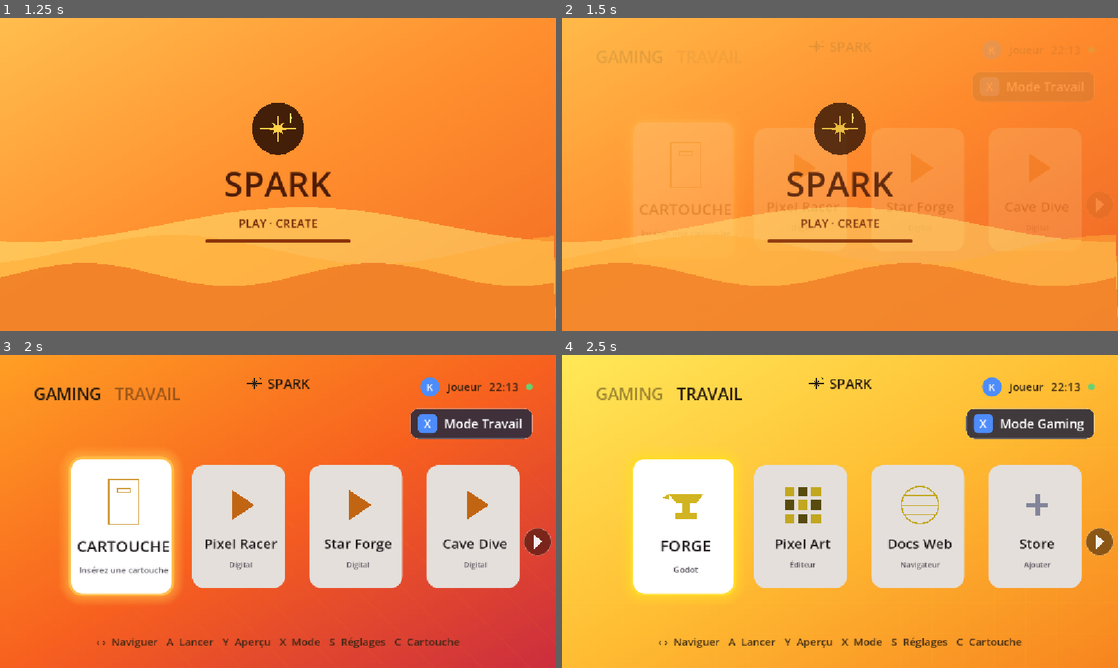
Above: before the commit, frames 1-4 (two rows, left to right).
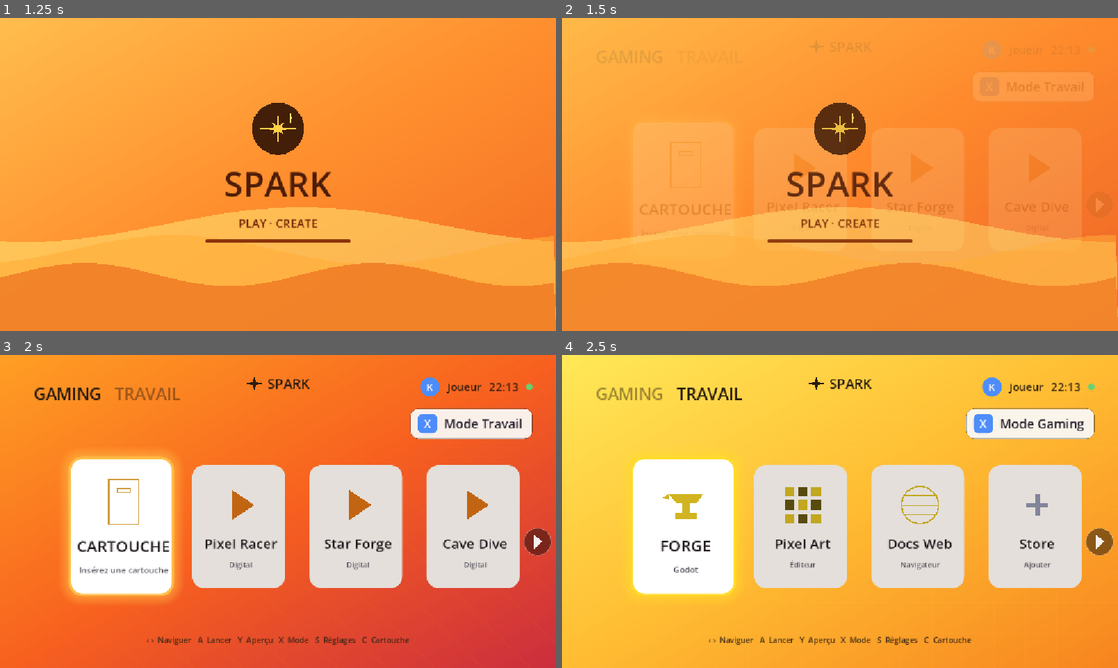
Above: after the commit, the same moments.

Repository: kilian-quittard/gaming-console-os
Game: Godot game, scene res://scenes/Main.tscn
The game is run twice, just before and just after one commit, with the same random seed, the same clock (stepped at 60 frames per second) and the same inputs.
Inputs:
- Up to frame 1 (1.25 s): tap Enter (ui_accept) at 0.5, 0.77 s; hold Right (ui_right) from 0.53 s (still down); hold Y (preview) from 0.53 s (still down)
- Up to frame 2 (1.5 s): release Right (ui_right) at 1.28 s; release Y (preview) at 1.28 s; hold Down (ui_down) from 1.28 s (still down); tap C (toggle_cartridge) at 1.35 s
- Up to frame 3 (2 s): keep holding Down (ui_down); tap Enter (ui_accept) at 1.52 s
- Up to frame 4 (2.5 s): release Down (ui_down) at 2.03 s; hold Right (ui_right) from 2.03 s (still down); hold X (toggle_mode) from 2.03 s (still down)

Frame 1 is identical in both runs. In frame 2, less than 0.1% of the frame differs, in the area x 45-93%, y 7-27%; in frame 3, 2.9%; in frame 4, 3.0%, in the area x 17-96%, y 7-94%.

Commit message:
Front-end: revert simple logo, smaller bottom hints, white Mode toggle button
Brand logo back to the simple 4-point star; bottom hint bar font 22->16 (less bulky); Mode toggle panel is now light/white with dark label text (+ blue X badge) so it pops on the colourful background instead of a dark grey box.

Co-Authored-By: Claude Opus 4.8 <noreply@anthropic.com>

Diff:
--- a/frontend/scripts/Main.gd
+++ b/frontend/scripts/Main.gd
@@ -173,14 +173,14 @@
 	# panel so it reads as a single cohesive button.
 	var toggle_panel := PanelContainer.new()
 	var tstyle := StyleBoxFlat.new()
-	tstyle.bg_color = Color(0.17, 0.17, 0.24, 0.9)
+	tstyle.bg_color = Color(0.98, 0.97, 0.96, 0.95)
 	tstyle.set_corner_radius_all(16)
 	tstyle.content_margin_left = 16
 	tstyle.content_margin_right = 22
 	tstyle.content_margin_top = 12
 	tstyle.content_margin_bottom = 12
 	tstyle.set_border_width_all(1)
-	tstyle.border_color = Color(1, 1, 1, 0.10)
+	tstyle.border_color = Color(0, 0, 0, 0.10)
 	toggle_panel.add_theme_stylebox_override("panel", tstyle)
 	toggle_panel.set_anchors_preset(Control.PRESET_TOP_RIGHT)
 	toggle_panel.grow_horizontal = Control.GROW_DIRECTION_BEGIN
@@ -199,6 +199,7 @@
 
 	_toggle_label = Label.new()
 	_toggle_label.add_theme_font_size_override("font_size", 26)
+	_toggle_label.add_theme_color_override("font_color", Color(0.16, 0.14, 0.18))
 	_toggle_label.vertical_alignment = VERTICAL_ALIGNMENT_CENTER
 	thb.add_child(_toggle_label)
 
@@ -298,7 +299,7 @@
 	_status = Label.new()
 	_status.text = "‹ ›  Naviguer   A  Lancer   Y  Aperçu   X  Mode   S  Réglages   C  Cartouche"
 	_status.horizontal_alignment = HORIZONTAL_ALIGNMENT_CENTER
-	_status.add_theme_font_size_override("font_size", 22)
+	_status.add_theme_font_size_override("font_size", 16)
 	_status.modulate = Color(0.65, 0.62, 0.72)
 	_status.set_anchors_preset(Control.PRESET_BOTTOM_WIDE)
 	_status.offset_top = -70
@@ -381,10 +382,14 @@
 
 func _draw_brand_star(c: Control) -> void:
 	var ctr := c.size * 0.5
-	# white; tinted via modulate per theme
-	c.draw_colored_polygon(_sparkle_points(ctr, 15.0, 7.5, 2.6), Color(1, 1, 1))
-	# little secondary sparkle for flair
-	c.draw_colored_polygon(_sparkle_points(ctr + Vector2(12, -11), 5.0, 2.4, 0.9), Color(1, 1, 1, 0.85))
+	var outer := 15.0
+	var inner := 5.0
+	var pts := PackedVector2Array()
+	for i in 8:
+		var ang := deg_to_rad(-90.0 + i * 45.0)
+		var r := outer if i % 2 == 0 else inner
+		pts.append(ctr + Vector2(cos(ang), sin(ang)) * r)
+	c.draw_colored_polygon(pts, Color(1, 1, 1))  # white; tinted via modulate per theme
 
 
 func _draw_spark(c: Control) -> void:
